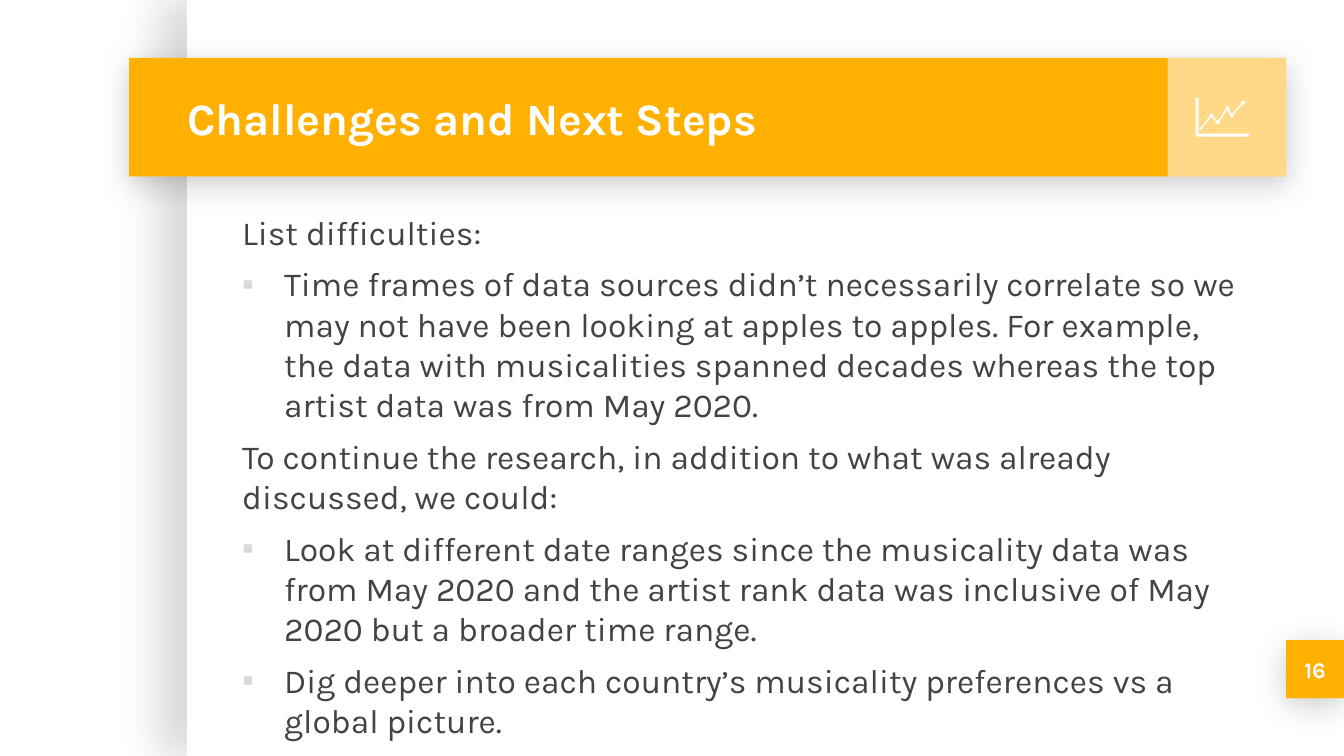
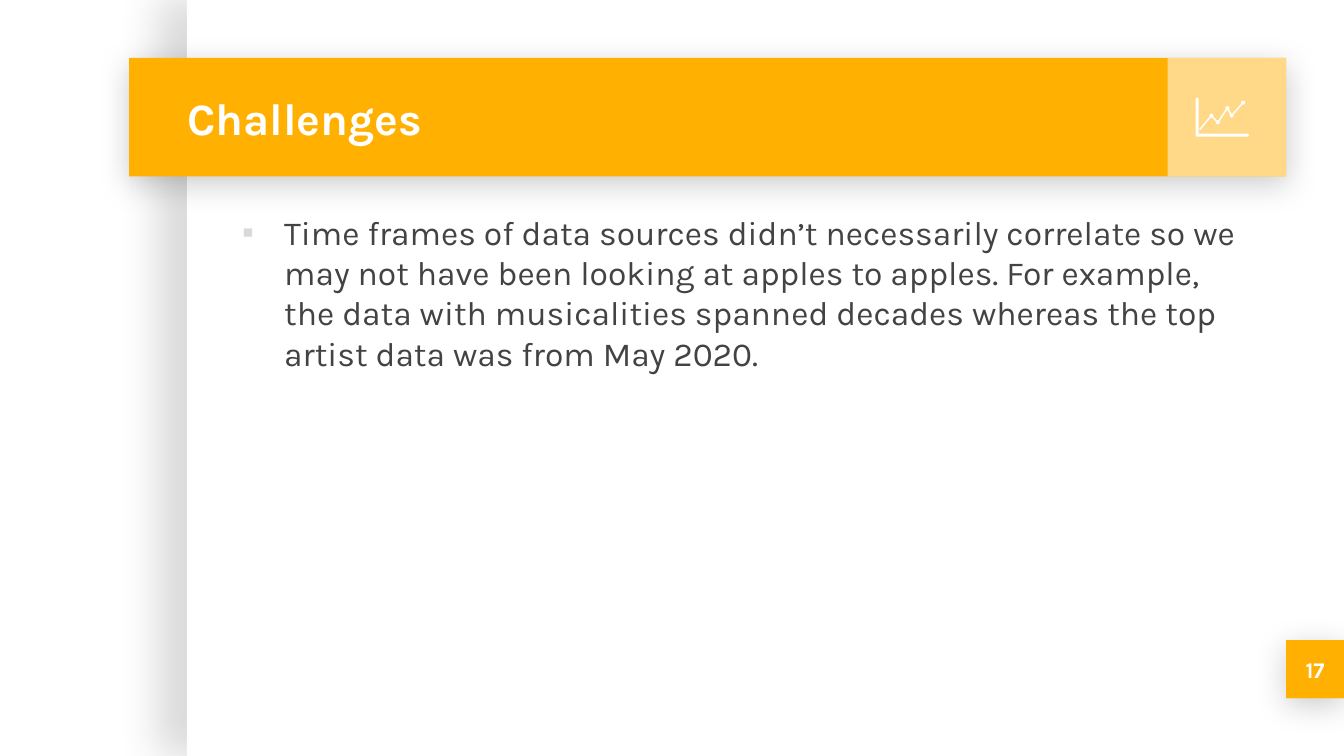
Before and after one commit to michellesimek/project_1, a slide deck: slide 17 of Project 1 PPT.pptx (slide 16 before the commit). Drawn at 1344x756 pixels with LibreOffice and Linux fonts; fonts in the diff are those of the drawing; background and template pictures are left out. Boxes give left, top, right and bottom in pixels: in the first picture for what was removed or moved away, otherwise in the second. Text is boxed around its words. In the diff, an @@ line names an element or a change of style, - is before the commit and + after.

```diff
--- a/Project 1 PPT.pptx
+++ b/Project 1 PPT.pptx
@@ title at (187,104,422,146): text changed @@
-Challenges and Next Steps
+Challenges
@@ text at (242,222,481,246): paragraph removed @@
-List difficulties:
@@ text at (242,446,1210,742): paragraphs removed @@
-To continue the research, in addition to what was already discussed, we could:
-▪ Look at different date ranges since the musicality data was from May 2020 and the artist rank data was inclusive of May 2020 but a broader time range.
-▪ Dig deeper into each country’s musicality preferences vs a global picture.
@@ page number at (1306,663,1325,678): text changed @@
-16
+17
```
Also in this commit, not shown: 3 other slides changed, 2 slides added.
